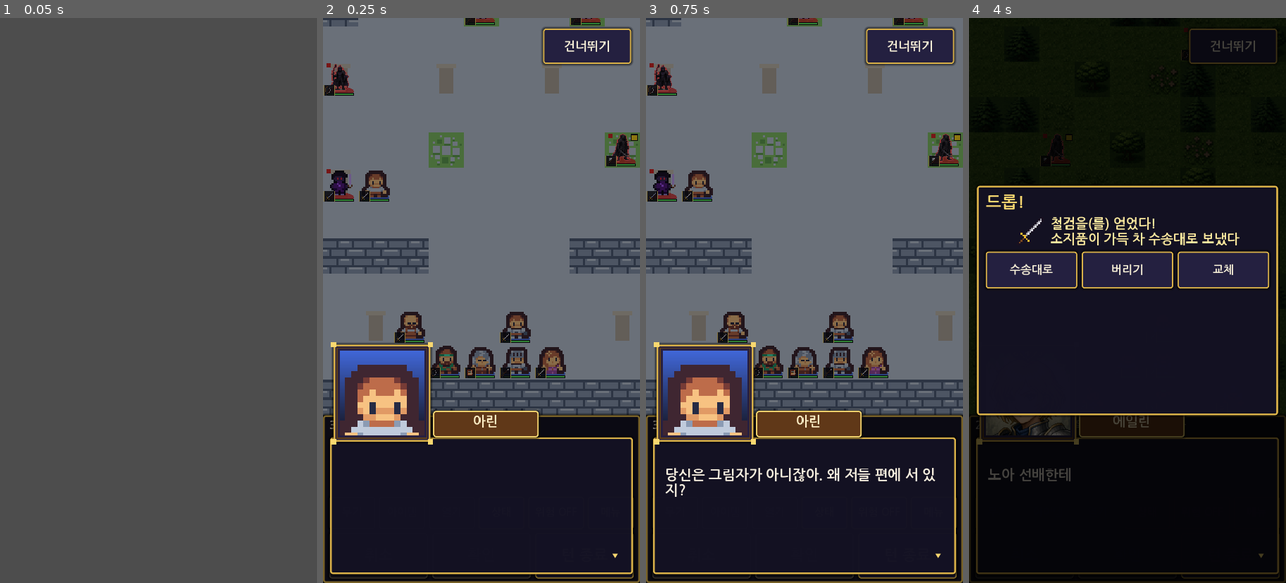
Above: before the commit, frames 1-4 (left to right).
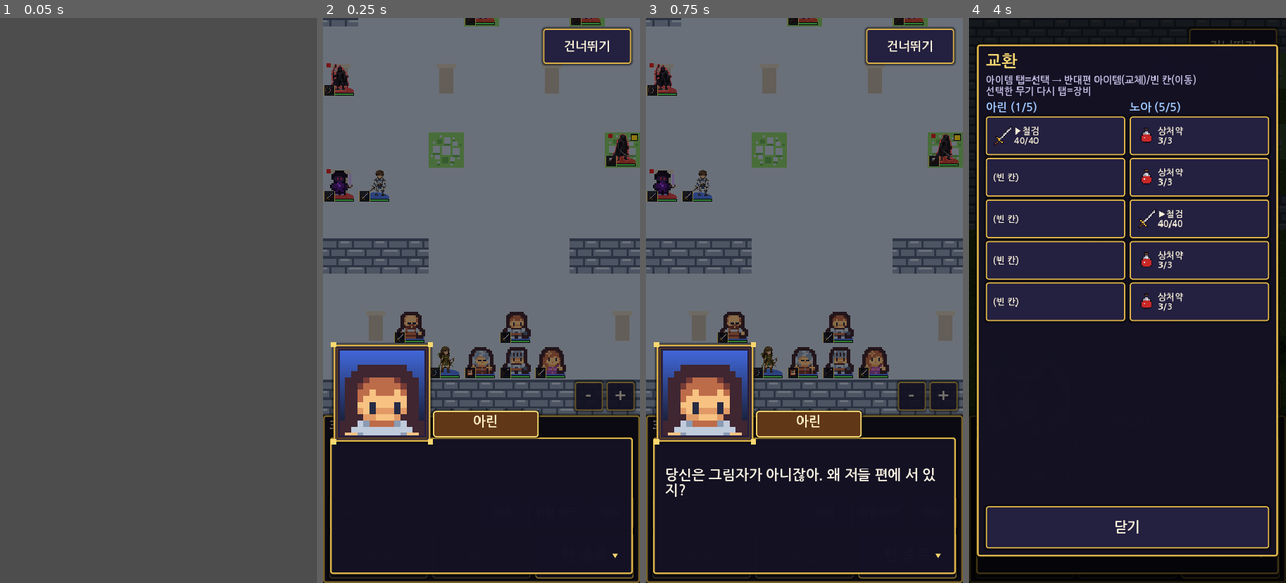
Above: after the commit, the same moments.

Repository: junsa80/srpg-prototype
Game: Godot game, scene res://tests/campaign_test.tscn
The game is run twice, just before and just after one commit, with the same random seed, the same clock (stepped at 60 frames per second) and the same inputs. This scene is started directly instead of the project's main scene.
Inputs (mouse positions are in pixels of both pictures, inside the frame that each line leads up to):
- Up to frame 1 (0.05 s): no input
- Up to frame 2 (0.25 s): no input
- Up to frame 3 (0.75 s): click "상태" at 0.5 s
- Up to frame 4 (4 s): click "메뉴" at 1.25 s; click (1235, 396) at 2 s, where only the run after the commit has a clickable "-"; click (1266, 396) at 2.75 s, where only the run after the commit has a clickable "+"; click "건너뛰기" at 3.5 s

Frame 1 is identical in both runs. In frame 2, 1.6% of the frame differs, in the area x 12-99%, y 26-70%; in frame 3, 1.6%; in frame 4, 62%, in the area x 0-100%, y 0-96%.

Commit message:
맵 확대/축소(핀치·버튼·저장), 마을 타일, 아린·리나·세라(성기사) 맵 스프라이트

Diff:
--- a/scripts/battle.gd
+++ b/scripts/battle.gd
@@ -61,7 +61,7 @@
 	grid.ground = MAP.get("ground", "grass"); grid.theme = MAP.get("tiles", "")
 	grid.load_map(MAP.rows)
 	Skills.units = units; Skills.grid = grid
-	cam = Camera2D.new(); add_child(cam); cam.anchor_mode = Camera2D.ANCHOR_MODE_FIXED_TOP_LEFT; cam.make_current()
+	cam = Camera2D.new(); add_child(cam); cam.anchor_mode = Camera2D.ANCHOR_MODE_FIXED_TOP_LEFT; cam.make_current(); cam.zoom = Vector2.ONE * Settings.map_zoom
 	_build_ui()
 	Campaign.ensure_roster()
 	ROSTER_NAMES = Roster.joined_by(CHAPTER)
@@ -192,6 +192,11 @@
 	unit_port.expand_mode = TextureRect.EXPAND_IGNORE_SIZE; unit_port.texture_filter = CanvasItem.TEXTURE_FILTER_NEAREST
 	unit_lbl = Label.new(); unit_win.add_child(unit_lbl); unit_lbl.position = Vector2(120, 8); unit_lbl.add_theme_font_size_override("font_size", 22)
 	unit_wicon = Icons.rect(null, 32); unit_win.add_child(unit_wicon); unit_wicon.position = Vector2(120, 76); unit_wicon.size = Vector2(32, 32)
+	var zb = HBoxContainer.new(); ui.add_child(zb); zb.name = "ZoomButtons"; zb.add_theme_constant_override("separation", 8)
+	zb.set_anchors_and_offsets_preset(Control.PRESET_BOTTOM_RIGHT); zb.offset_left = -148; zb.offset_right = -12; zb.offset_top = -PANEL_H - 76; zb.offset_bottom = -PANEL_H - 12
+	for d in [-1, 1]:
+		var b = ItemMenus.big("-" if d < 0 else "+", 64, 40); b.name = "ZoomOut" if d < 0 else "ZoomIn"; b.custom_minimum_size = Vector2(64, 64)
+		b.modulate = Color(1, 1, 1, 0.85); b.pressed.connect(func(): zoom_step(d)); zb.add_child(b)
 	fc_panel = Panel.new(); ui.add_child(fc_panel); fc_panel.add_theme_stylebox_override("panel", Ornate.frame(Color8(20, 18, 36, 248)))
 	fc_panel.position = Vector2(10, 140); fc_panel.size = Vector2(700, 300); fc_panel.visible = false; fc_panel.mouse_filter = Control.MOUSE_FILTER_IGNORE; fc_panel.name = "Forecast"
 	terrain_win.visible = false; unit_win.visible = false
@@ -259,14 +264,51 @@
 func _view_size() -> Vector2: return get_viewport().get_visible_rect().size - Vector2(0, PANEL_H)
 
 func _clamp_cam() -> void:
-	var vs = _view_size(); var ps = grid.pixel_size()
+	var vs = _view_size() / cam.zoom.x; var ps = grid.pixel_size()   # visible world size at current zoom
 	cam.position.x = clampf(cam.position.x, minf(0, ps.x - vs.x), maxf(0, ps.x - vs.x)) if ps.x > vs.x else (ps.x - vs.x) / 2
 	cam.position.y = clampf(cam.position.y, 0, maxf(0, ps.y - vs.y)) if ps.y > vs.y else 0.0
 
 func _focus(c: Vector2i) -> void:
-	cam.position = grid.cell_to_pos(c) - _view_size() / 2; _clamp_cam()
+	cam.position = grid.cell_to_pos(c) - _view_size() / cam.zoom.x / 2; _clamp_cam()
+
+# ---- map zoom: pinch (touch / trackpad) + HUD -/+ ; snapped to Settings.ZOOM_STEPS so pixels stay crisp
+var touches = {}; var pinch_d0 = 0.0; var pinch_z0 = 1.0
+## Zoom keeping the world point under screen pos `at` fixed.
+func set_zoom(z: float, at = null, snap = true) -> void:
+	if snap:
+		var best = Settings.ZOOM_STEPS[0]
+		for s in Settings.ZOOM_STEPS: if absf(s - z) < absf(best - z): best = s
+		z = best
+	z = clampf(z, Settings.ZOOM_STEPS[0], Settings.ZOOM_STEPS[-1])
+	var sp: Vector2 = at if at != null else _view_size() / 2
+	var world = cam.position + sp / cam.zoom.x
+	cam.zoom = Vector2(z, z); cam.position = world - sp / z; _clamp_cam()
+	if snap and Settings.map_zoom != z: Settings.map_zoom = z; Settings.save()
+func zoom_step(d: int) -> void:
+	var i = Settings.ZOOM_STEPS.find(Settings.map_zoom)
+	if i < 0: i = 1
+	set_zoom(Settings.ZOOM_STEPS[clampi(i + d, 0, Settings.ZOOM_STEPS.size() - 1)])
+func _pinch_input(ev: InputEvent) -> bool:
+	if ev is InputEventMagnifyGesture: set_zoom(cam.zoom.x * ev.factor, ev.position, false); return true
+	if ev is InputEventScreenTouch:
+		if ev.pressed: touches[ev.index] = ev.position
+		else:
+			touches.erase(ev.index)
+			if pinch_d0 > 0 and touches.size() < 2: pinch_d0 = 0.0; set_zoom(cam.zoom.x); pressed = false; dragging = true
+		if touches.size() == 2:
+			var p = touches.values(); pinch_d0 = maxf(1.0, p[0].distance_to(p[1])); pinch_z0 = cam.zoom.x; pressed = false
+		return pinch_d0 > 0
+	if ev is InputEventScreenDrag and touches.has(ev.index):
+		touches[ev.index] = ev.position
+		if touches.size() == 2 and pinch_d0 > 0:
+			var p = touches.values()
+			set_zoom(pinch_z0 * p[0].distance_to(p[1]) / pinch_d0, (p[0] + p[1]) / 2, false); return true
+	return pinch_d0 > 0
 
 func _unhandled_input(ev: InputEvent) -> void:
+	if _pinch_input(ev): return
+	if ev is InputEventMouseButton and ev.pressed and ev.button_index in [MOUSE_BUTTON_WHEEL_UP, MOUSE_BUTTON_WHEEL_DOWN]:
+		zoom_step(1 if ev.button_index == MOUSE_BUTTON_WHEEL_UP else -1); return
 	if ev is InputEventMouseButton and ev.button_index == MOUSE_BUTTON_LEFT:
 		if ev.pressed:
 			if ev.position.y > get_viewport().get_visible_rect().size.y - PANEL_H: return
@@ -277,7 +319,7 @@
 				tap(grid.pos_to_cell(get_canvas_transform().affine_inverse() * ev.position))
 	elif ev is InputEventMouseMotion and pressed:
 		if (ev.position - press_pos).length() > 24: dragging = true
-		if dragging: cam.position = drag_from - (ev.position - press_pos); _clamp_cam()
+		if dragging: cam.position = drag_from - (ev.position - press_pos) / cam.zoom.x; _clamp_cam()
 
 ## Long-press (0.5 s) on any unit opens its status screen.
 func _process(_dt: float) -> void:
--- a/scripts/grid.gd
+++ b/scripts/grid.gd
@@ -146,13 +146,16 @@
 				draw_rect(r, Color8(226, 196, 130) if v % 3 else Color8(214, 182, 116))
 				if v == 2: draw_line(r.position + Vector2(14, 50), r.position + Vector2(44, 46), Color8(190, 156, 96), 3)
 			else: draw_texture_rect(Sprites.tile_tex("flower" if v == 0 else ("grass2" if v == 3 else "plain")), r, false)
-			if walls.has(c) and t != "door" and t != "crack": draw_texture_rect(_tt("wall") if _tt("wall") else Sprites.tile_tex("house" if outdoor_walls else "wall"), r, false)
+			var vw = ("village_wall2" if v % 2 else "village_wall") if outdoor_walls and ground == "grass" and theme == "" and Sprites.has_user_tile("village_wall") else ""
+			if walls.has(c) and t != "door" and t != "crack": draw_texture_rect(_tt("wall") if _tt("wall") else Sprites.tile_tex(vw if vw != "" else ("house" if outdoor_walls else "wall")), r, false)
 			if walls.has(c) and t != "door" and _tt("wall"):   # phone readability: walls darker than the stone floor
 				draw_rect(r, Color(0.04, 0.02, 0.1, 0.5)); draw_rect(r, Color8(20, 14, 30), false, 2)
 			elif walls.has(c) and t == "crack": draw_texture_rect(Sprites.tile_tex("house" if outdoor_walls else "wall"), r, false)
 			var th = {"throne": "throne", "mountain": "rock", "pillar": "pillar"}
 			if th.has(t) and _tt(th[t]) != null:
 				draw_texture_rect(_tt(th[t]), r, false); continue
+			if t == "mountain" and ground == "grass" and theme == "" and Sprites.has_user_tile("village_rock"):
+				draw_texture_rect(Sprites.tile_tex("village_rock"), r, false); continue
 			match t:
 				"forest":
 					if _tt("tree"): draw_texture_rect(_tt("tree" if v % 2 else "tree2"), r, false)
@@ -175,7 +178,8 @@
 					draw_colored_polygon(PackedVector2Array([r.position + Vector2(30, 28), r.position + Vector2(40, 10), r.position + Vector2(50, 28)]), Color8(240, 240, 250) if ground == "snow" else Color8(176, 160, 140))
 					draw_polyline(PackedVector2Array([r.position + Vector2(6, 72), r.position + Vector2(40, 10), r.position + Vector2(74, 72)]), Color8(60, 48, 40), 3)
 				"village", "village_done":
-					draw_texture_rect(Sprites.tile_tex("house"), r, false)
+					var vk = "village_done" if t == "village_done" else "village_house"
+					draw_texture_rect(Sprites.tile_tex(vk if ground == "grass" and Sprites.has_user_tile(vk) else "house"), r, false)
 					if t == "village": draw_rect(r.grow(-3), Color8(255, 216, 96), false, 3)
 				"ruin":
 					draw_rect(r.grow(-12), Color8(70, 56, 48)); draw_line(r.position + Vector2(14, 14), r.position + Vector2(66, 66), Color8(30, 20, 20), 4)
--- a/scripts/settings.gd
+++ b/scripts/settings.gd
@@ -9,19 +9,21 @@
 var growth_fixed = false
 var anim = true
 var weapon_badge = true   # weapon icon badge on map units
+var map_zoom = 1.0       # battle map zoom (0.75..2.0, snapped to ZOOM_STEPS)
+const ZOOM_STEPS = [0.75, 1.0, 1.25, 1.5, 2.0]
 
 func _ready() -> void:
 	if FileAccess.file_exists(PATH):
 		var d = JSON.parse_string(FileAccess.get_file_as_string(PATH))
 		if typeof(d) == TYPE_DICTIONARY:
 			bgm = int(d.get("bgm", bgm)); sfx = int(d.get("sfx", sfx)); text_speed = int(d.get("text_speed", text_speed))
-			growth_fixed = bool(d.get("growth_fixed", growth_fixed)); anim = bool(d.get("anim", anim)); weapon_badge = bool(d.get("weapon_badge", weapon_badge))
+			growth_fixed = bool(d.get("growth_fixed", growth_fixed)); anim = bool(d.get("anim", anim)); weapon_badge = bool(d.get("weapon_badge", weapon_badge)); map_zoom = clampf(float(d.get("map_zoom", 1.0)), 0.75, 2.0)
 	elif FileAccess.file_exists("user://anim_off"): anim = false   # migrate old flag file
 	Unit.fixed_growth = growth_fixed; Unit.show_badge = weapon_badge
 
 func save() -> void:
 	Unit.fixed_growth = growth_fixed; Unit.show_badge = weapon_badge
-	SaveManager.write_atomic(PATH, JSON.stringify({"bgm": bgm, "sfx": sfx, "text_speed": text_speed, "growth_fixed": growth_fixed, "anim": anim, "weapon_badge": weapon_badge}))
+	SaveManager.write_atomic(PATH, JSON.stringify({"bgm": bgm, "sfx": sfx, "text_speed": text_speed, "growth_fixed": growth_fixed, "anim": anim, "weapon_badge": weapon_badge, "map_zoom": map_zoom}))
 	if is_instance_valid(Sfx): Sfx.apply_volumes()
 
 func cps() -> float: return CPS[clampi(text_speed, 0, 3)]
--- a/scripts/sprites.gd
+++ b/scripts/sprites.gd
@@ -30,7 +30,7 @@
 
 ## User/drop-in sprite sheet: assets/units/<unit name or class>.png, N frames of 32x32 laid out horizontally.
 static func user_sheet(u: Unit):
-	for n in [u.data.name, u.unit_class.name]:
+	for n in [u.data.name + "@" + u.unit_class.name, u.data.name, u.unit_class.name]:   # 세라@성기사 = class-specific look
 		var path = "res://assets/units/%s.png" % n
 		if ResourceLoader.exists(path): return load(path)
 	return null
--- a/tests/campaign_test.gd
+++ b/tests/campaign_test.gd
@@ -223,6 +223,14 @@
 	psera.free(); th.free(); bh.queue_free(); await get_tree().process_frame
 	# ---- UI pass: trade / loot / relayout / badge / shop confirm
 	var bt = await _battle("ch2")
+	# map zoom: steps, clamp, tap mapping at any zoom, persisted
+	var zc = Vector2i(3, 4)
+	for z in [0.75, 1.5, 2.0, 1.0]:
+		bt.set_zoom(z); bt._focus(zc); await get_tree().process_frame
+		var sp = bt.get_canvas_transform() * bt.grid.cell_to_pos(zc)
+		check(is_equal_approx(bt.cam.zoom.x, z) and bt.grid.pos_to_cell(bt.get_canvas_transform().affine_inverse() * sp) == zc and Settings.map_zoom == z, "zoom %.2f: tap maps to cell" % z)
+	bt.set_zoom(5.0); check(bt.cam.zoom.x == 2.0, "zoom clamped to 2x"); bt.set_zoom(1.1); check(bt.cam.zoom.x == 1.0, "zoom snaps to step")
+	bt.zoom_step(1); check(bt.cam.zoom.x == 1.25 and bt.find_child("ZoomIn", true, false) != null, "HUD +/- step"); bt.set_zoom(1.0)
 	var ta = _named(bt, "아린"); var tb = bt.units.filter(func(u): return u.team == 0 and u != ta)[0]
 	_put(bt, tb, ta.cell + Vector2i(1, 0))
 	check(tb in bt.trade_partners(ta), "adjacent ally is a trade partner")
Binary file added: assets/tiles/village_done.png
Not shown, added: assets/tiles/village_done.png.import
Binary file added: assets/tiles/village_house.png
Not shown, added: assets/tiles/village_house.png.import
Binary file added: assets/tiles/village_rock.png
Not shown, added: assets/tiles/village_rock.png.import
Binary file added: assets/tiles/village_wall.png
Not shown, added: assets/tiles/village_wall.png.import
Binary file added: assets/tiles/village_wall2.png
Not shown, added: assets/tiles/village_wall2.png.import
Binary file added: assets/units/리나.png
Not shown, added: assets/units/리나.png.import
(and 15 more such lines)
